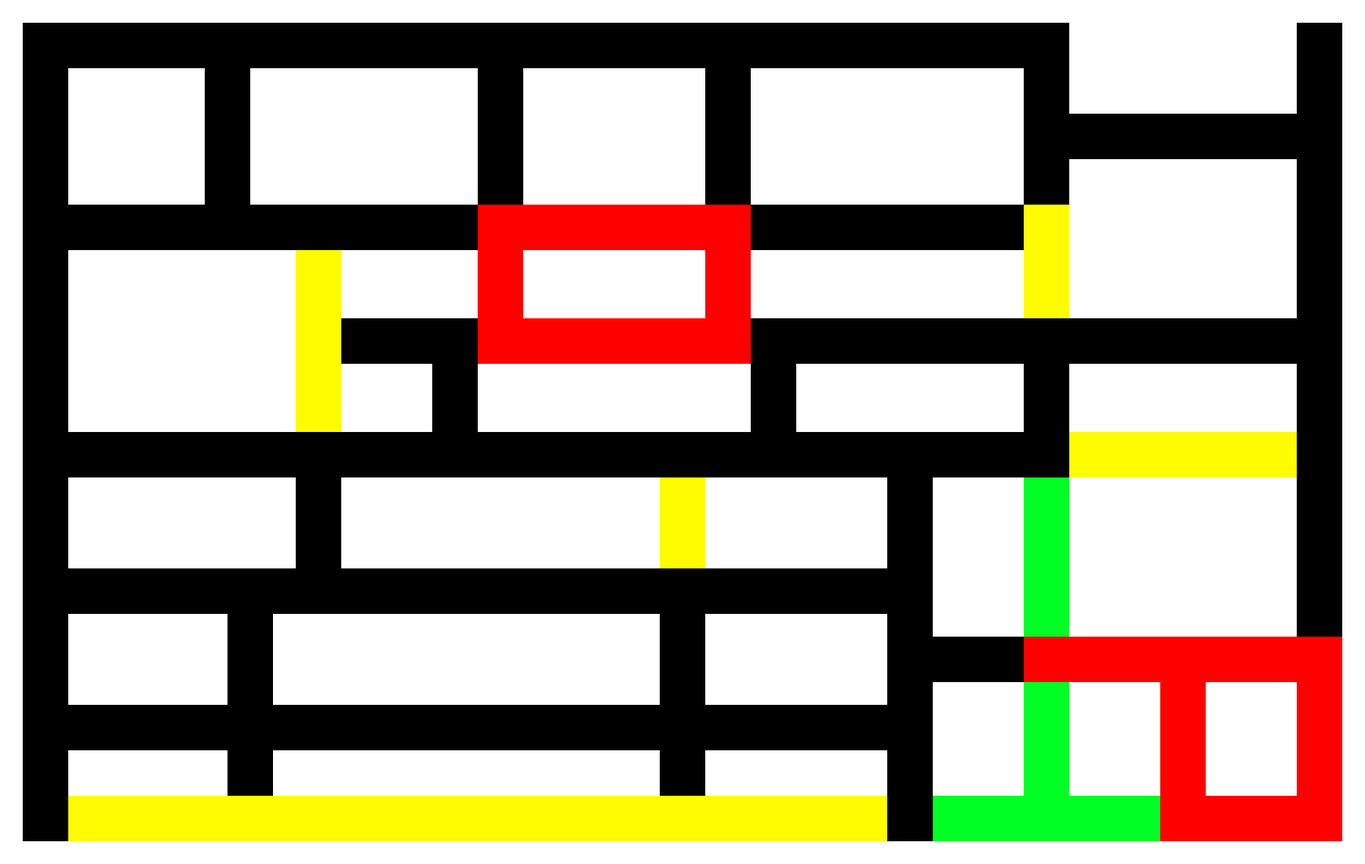
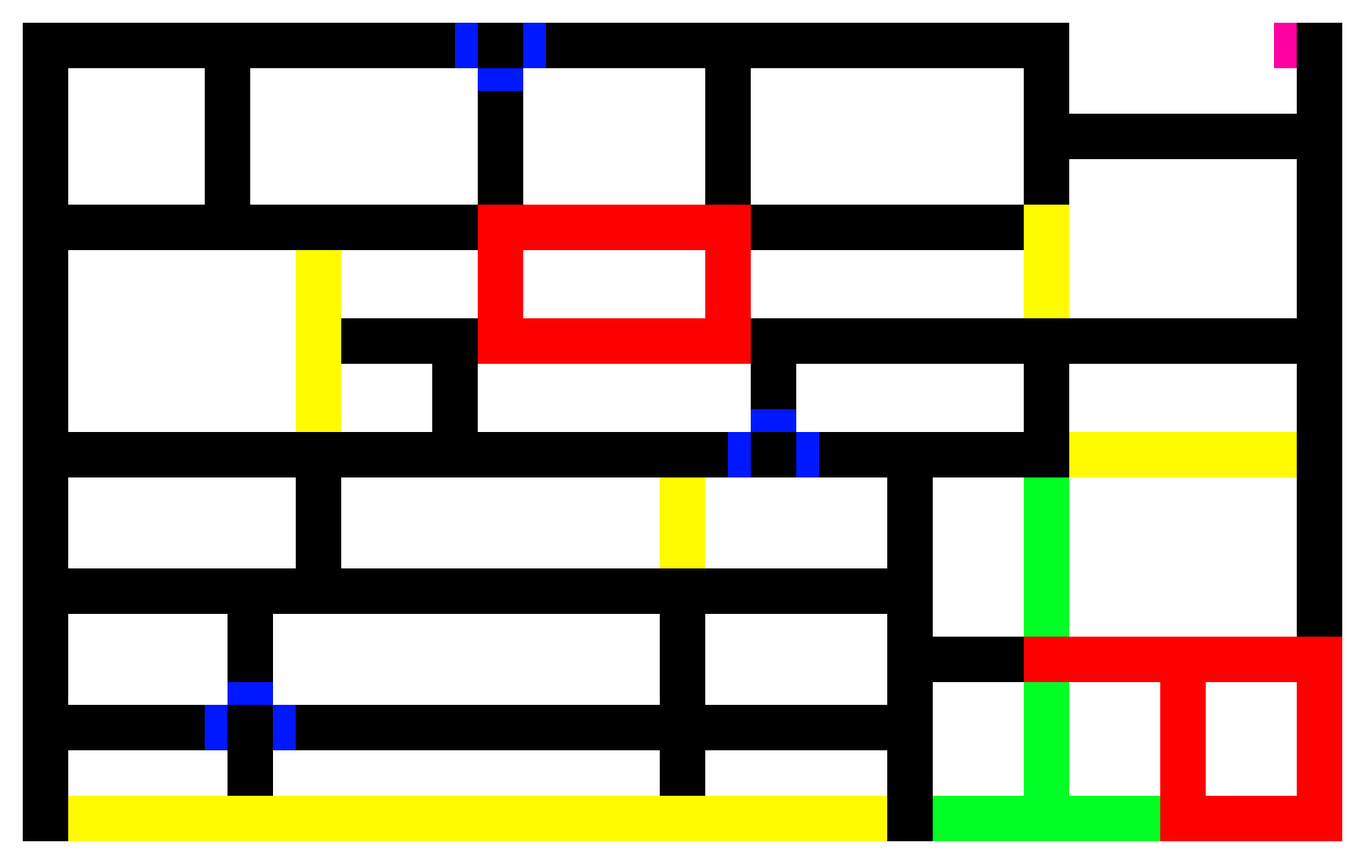
Two versions of the same layered image (1365×864). Layer-by-layer changes:
added layer "Rettangolo 77" above "Rettangolo 76" over [1273, 22, 1297, 69]
added layer "Rettangolo 76" above "Rettangolo 75" over [523, 22, 546, 69]
added layer "Rettangolo 75" above "Rettangolo 74" over [477, 68, 524, 91]
added layer "Rettangolo 74" above "Rettangolo 73" over [454, 22, 478, 69]
added layer "Rettangolo 73" above "Rettangolo 72" over [796, 432, 819, 478]
added layer "Rettangolo 72" above "Rettangolo 71" over [750, 409, 797, 433]
added layer "Rettangolo 71" above "Rettangolo 70" over [727, 432, 751, 478]
added layer "Rettangolo 70" above "Rettangolo 69" over [272, 705, 296, 751]
added layer "Rettangolo 69" above "Rettangolo 68" over [227, 682, 273, 706]
added layer "Rettangolo 68" above "Rettangolo 67" over [204, 705, 228, 751]
added layer "Rettangolo 44" above "Rettangolo 43" over [1273, 22, 1297, 69]
